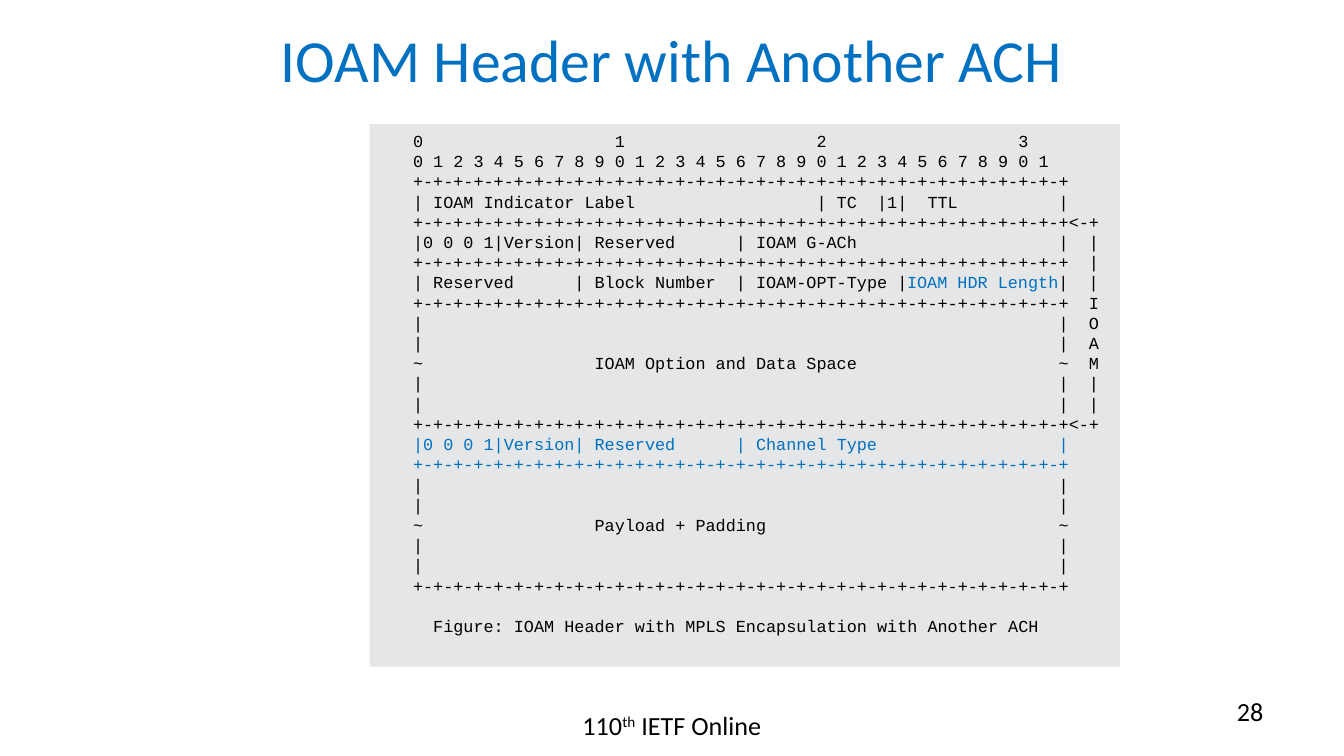
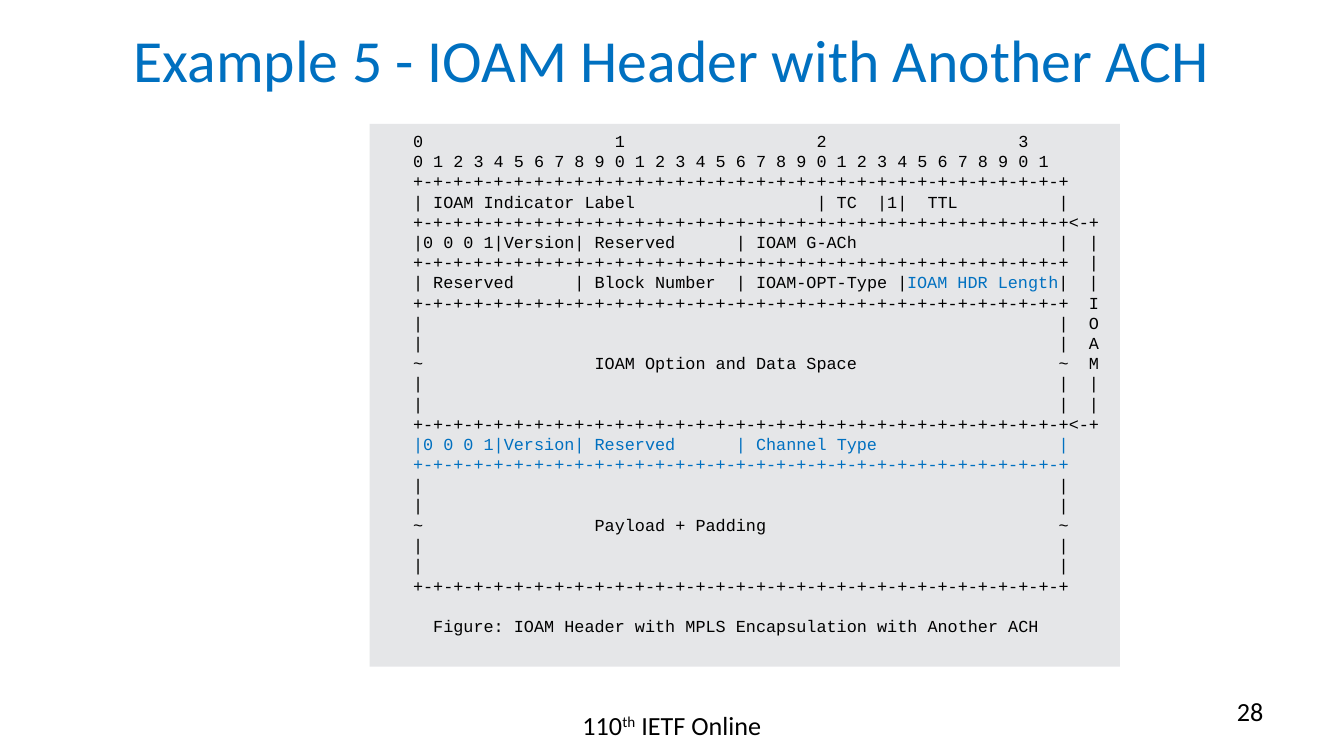
Before and after one commit to rakgandhi/ietf-slides, a slide deck: slide 28 of draft-gandhi-mpls-ioam-sr-05.pptx. Drawn at 1344x756 pixels with LibreOffice and Linux fonts; fonts in the diff are those of the drawing. Boxes give left, top, right and bottom in pixels: in the first picture for what was removed or moved away, otherwise in the second. Text is boxed around its words. In the diff, an @@ line names an element or a change of style, - is before the commit and + after.

```diff
--- a/draft-gandhi-mpls-ioam-sr-05.pptx
+++ b/draft-gandhi-mpls-ioam-sr-05.pptx
@@ title at bbox=[134, 40, 1209, 92]: text changed @@
-IOAM Header with Another ACH
+Example 5 - IOAM Header with Another ACH
```
Also in this commit, not shown: 7 other slides changed, 1 other file.
